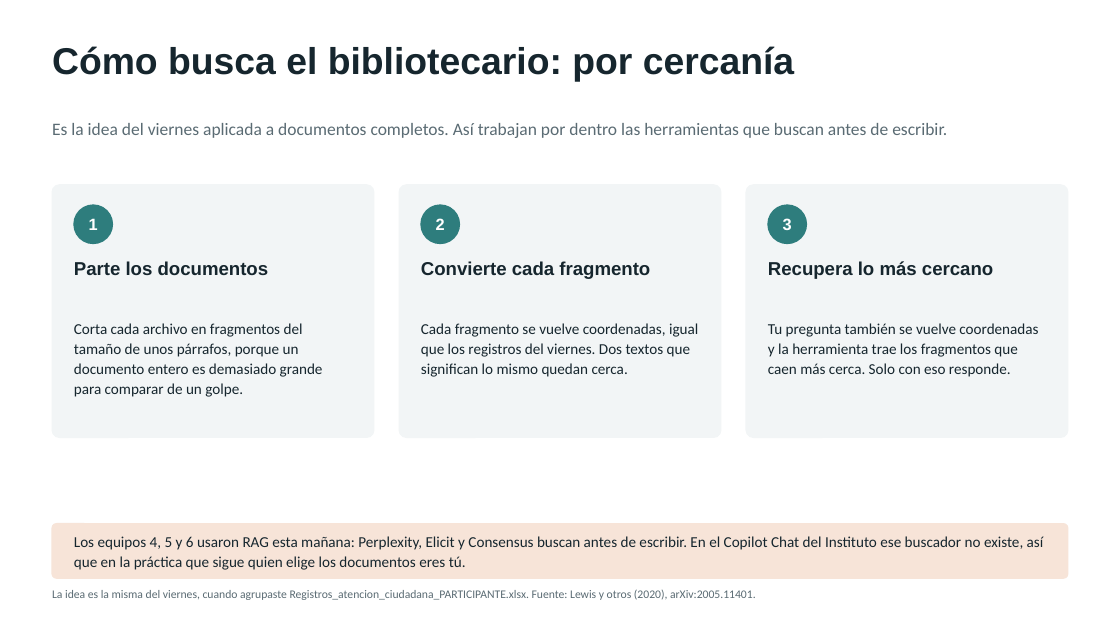
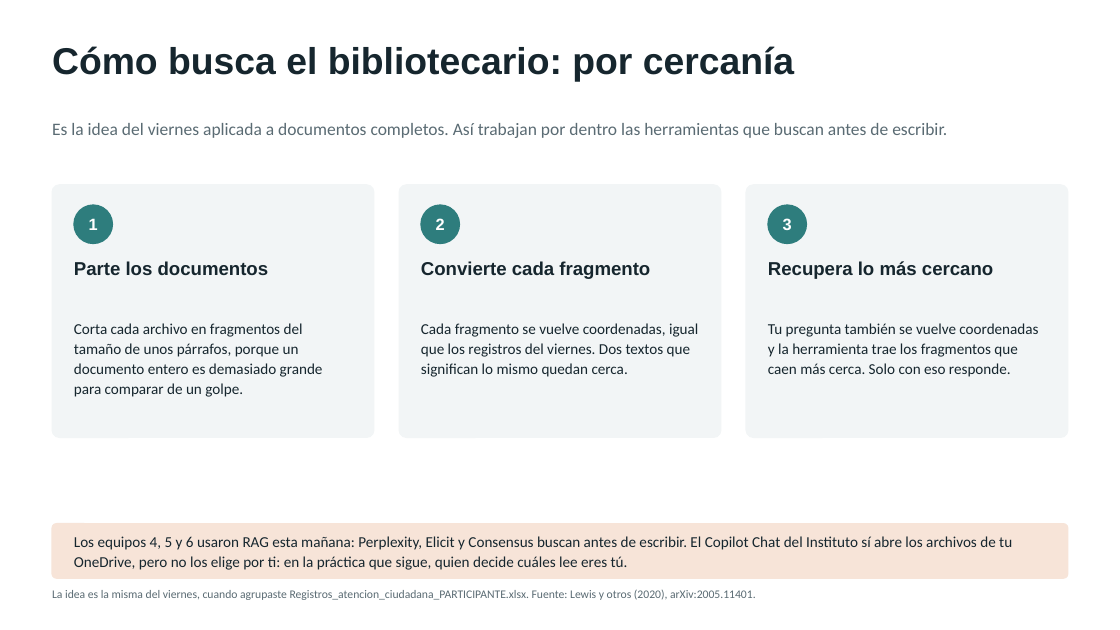
Before and after one commit to marvtrejo/curso-inegi-gen-ai, a slide deck: slide 17 of sesion-05/Sesion_05_Ecosistema_Herramientas.pptx. Drawn at 1120x630 pixels with LibreOffice and Linux fonts; fonts in the diff are those of the drawing. Boxes give left, top, right and bottom in pixels: in the first picture for what was removed or moved away, otherwise in the second. Text is boxed around its words. In the diff, an @@ line names an element or a change of style, - is before the commit and + after.

```diff
--- a/sesion-05/Sesion_05_Ecosistema_Herramientas.pptx
+++ b/sesion-05/Sesion_05_Ecosistema_Herramientas.pptx
@@ text at (74, 536, 1012, 570): text changed @@
-Los equipos 4, 5 y 6 usaron RAG esta mañana: Perplexity, Elicit y Consensus buscan antes de escribir. En el Copilot Chat del Instituto ese buscador no existe, así que en la práctica que sigue quien elige los documentos eres tú.
+Los equipos 4, 5 y 6 usaron RAG esta mañana: Perplexity, Elicit y Consensus buscan antes de escribir. El Copilot Chat del Instituto sí abre los archivos de tu OneDrive, pero no los elige por ti: en la práctica que sigue, quien decide cuáles lee eres tú.
```
Also in this commit, not shown: 1 other slide changed, 4 other files.
